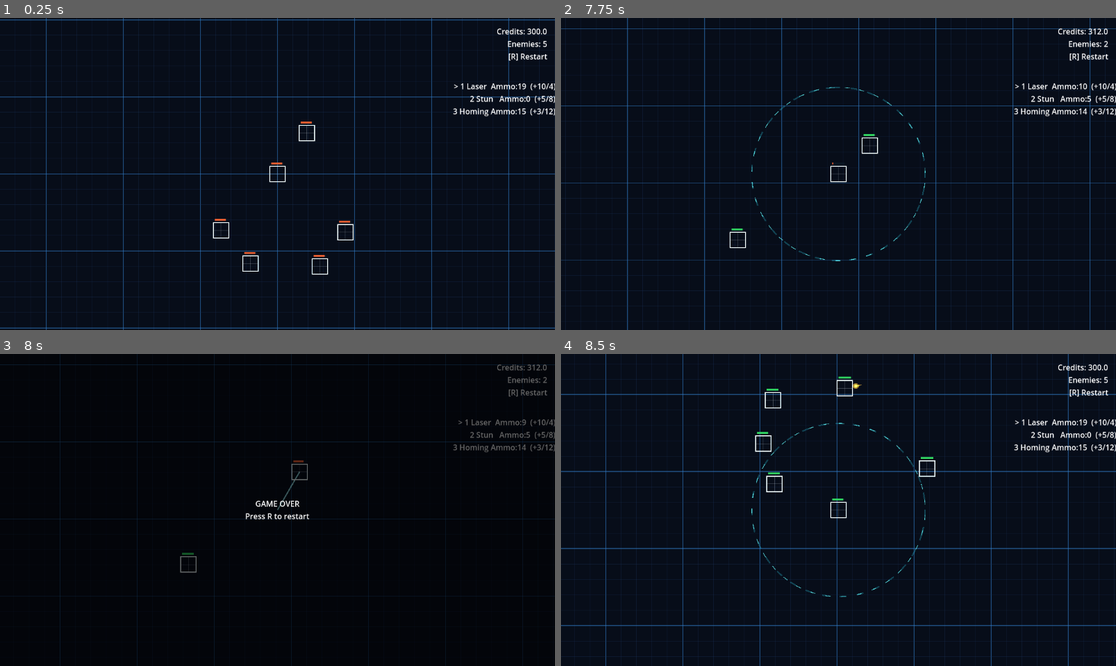
Above: before the commit, frames 1-4 (two rows, left to right).
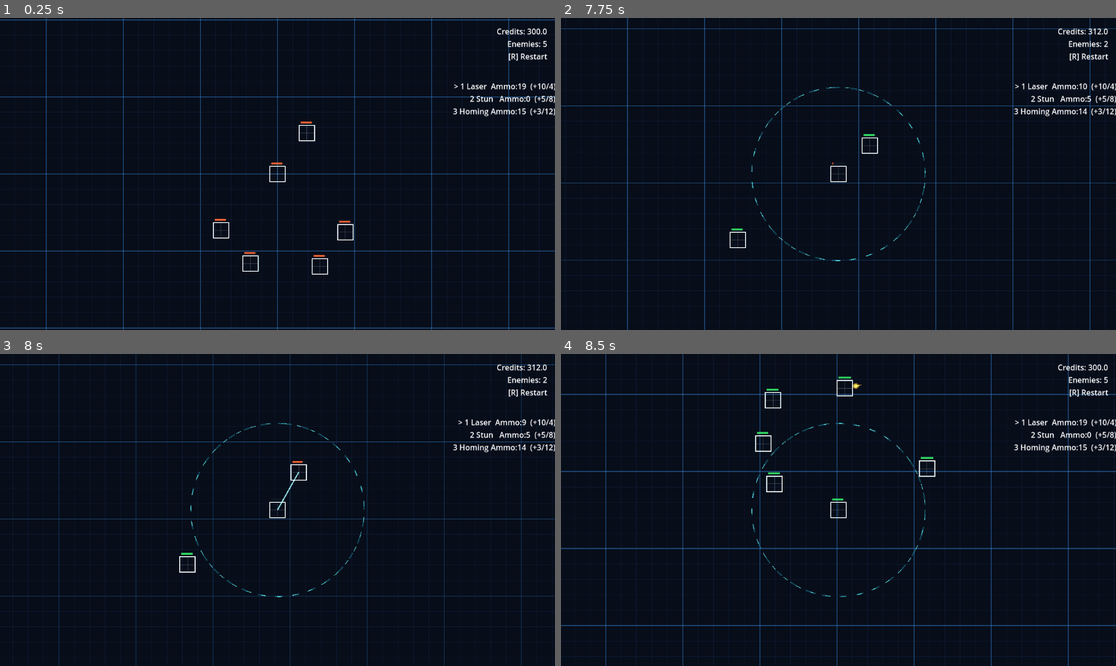
Above: after the commit, the same moments.

Repository: sudheej/neon.io
Game: Godot game, scene res://scenes/Main.tscn
Two runs of this game, one before a commit and one after it. Both use one fixed random seed, a clock stepped at 60 frames per second and the inputs below.
Inputs (mouse positions are in pixels of both pictures, inside the frame that each line leads up to):
- Up to frame 1 (0.25 s): no input
- Up to frame 2 (7.75 s): move the mouse to (810, 236) at 0.52 s; hold E (expand_mode) 0.53-1.28 s; hold W (move_up) 0.53-2.03 s; move the mouse to (1005, 220) at 1.27 s; click (1005, 220) at 1.35 s; move the mouse to (672, 127) at 2.02 s; hold [ (select_prev_slot) 2.03-2.78 s; hold A (move_left) 2.03-3.53 s; move the mouse to (866, 174) at 2.77 s; tap one key every 1.5 s from 2.85 s: Q (toggle_range) 1 (weapon_laser) E (expand_mode) [ (select_prev_slot); move the mouse to (755, 96) at 3.52 s; hold S (move_down) 3.53-4.28 s; hold 3 (weapon_homing) 3.53-4.28 s; move the mouse to (960, 158) at 4.27 s; hold D (move_right) 4.28-5.03 s; move the mouse to (727, 189) at 5.02 s; hold W (move_up) 5.03-5.78 s; hold 2 (weapon_stun) 5.03-5.78 s; move the mouse to (894, 105) at 5.77 s; hold D (move_right) from 5.78 s (still down); move the mouse to (810, 236) at 6.52 s; press the mouse at (810, 236) at 6.53 s; move the mouse to (1005, 220) at 7.27 s; release the mouse at (1005, 220) at 7.28 s
- Up to frame 3 (8 s): keep holding D (move_right)
- Up to frame 4 (8.5 s): tap R (restart_game) at 8 s; move the mouse to (672, 463) at 8.02 s; release D (move_right) at 8.03 s; hold S (move_down) from 8.03 s (still down); hold Q (toggle_range) from 8.03 s (still down)

Frames 1-2 are identical in both runs. In frame 3, 8.0% of the frame differs, in the area x 0-100%, y 0-100%; in frame 4, nothing differs.

Commit message:
regen logic

Diff:
--- a/scripts/player/Player.gd
+++ b/scripts/player/Player.gd
@@ -20,6 +20,9 @@
 var health: float = 40.0
 var stun_time: float = 0.0
 var damage_flash: float = 0.0
+var regen_delay: float = 3.0
+var regen_rate: float = 4.0
+var regen_timer: float = 0.0
 
 var move_command: Vector2 = Vector2.ZERO
 var expand_command: bool = false
@@ -37,6 +40,10 @@
 		add_to_group("player")
 
 func _process(delta: float) -> void:
+	if regen_timer > 0.0:
+		regen_timer = maxf(regen_timer - delta, 0.0)
+	elif health < max_health:
+		health = minf(max_health, health + regen_rate * delta)
 	pulse_timer -= delta
 	if pulse_timer <= 0.0:
 		_spawn_pulse()
@@ -126,6 +133,7 @@
 
 func apply_damage(amount: float, stun_duration: float, source: Node = null) -> void:
 	health -= amount
+	regen_timer = regen_delay
 	if stun_duration > 0.0:
 		stun_time = maxf(stun_time, stun_duration)
 	damage_flash = 0.25
Not shown, changed: run_game.sh
